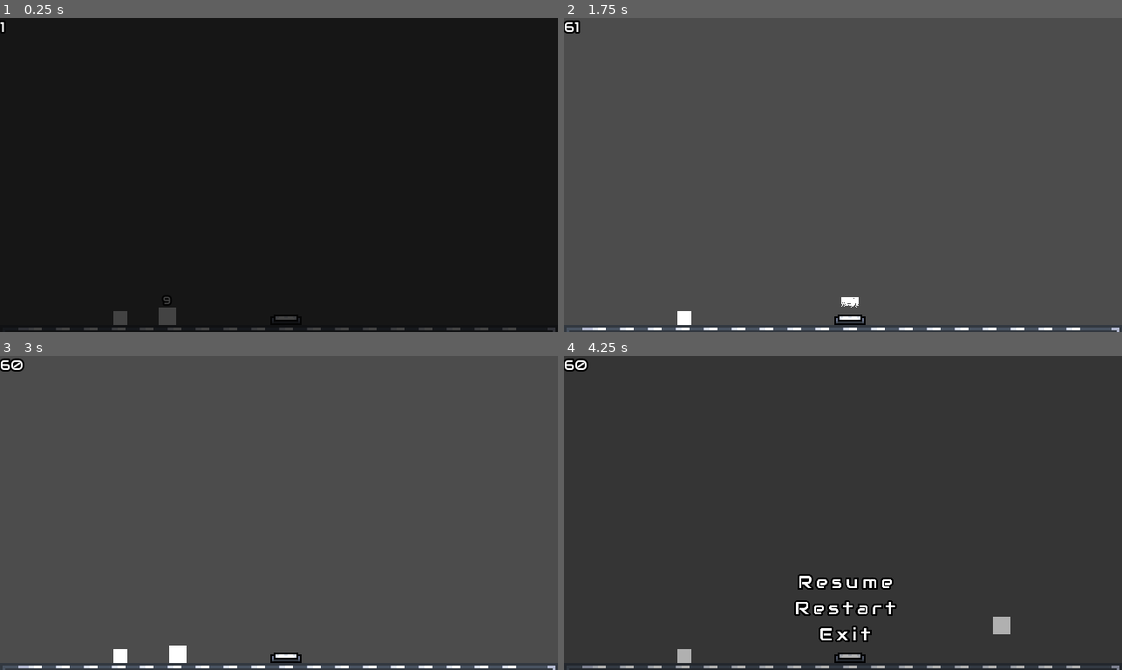
Above: before the commit, frames 1-4 (two rows, left to right).
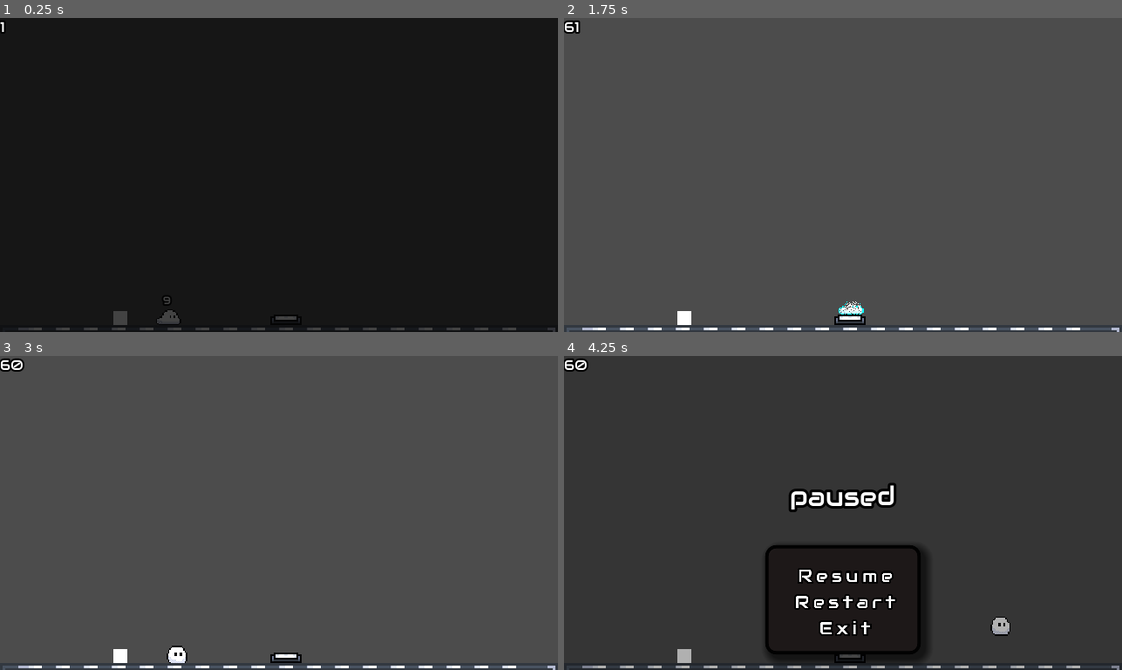
Above: after the commit, the same moments.

Repository: moha2008dev/slime-shift
Game: Godot game, scene res://scenes/World.tscn
The game is run twice, just before and just after one commit, with the same random seed, the same clock (stepped at 60 frames per second) and the same inputs. This scene is started directly instead of the project's main scene.
Inputs:
- Up to frame 1 (0.25 s): no input
- Up to frame 2 (1.75 s): hold D (right) from 0.53 s (still down); tap W (up) at 0.77, 1.52 s
- Up to frame 3 (3 s): release D (right) at 2.03 s; hold A (left) 2.03-2.78 s; hold D (right) from 2.78 s (still down)
- Up to frame 4 (4.25 s): keep holding D (right); tap W (up) at 3.02, 3.77 s; tap Escape (ui_cancel) at 4.15 s

The runs differ from the first frame. In frame 1, less than 0.1% of the frame differs, in the area x 28-33%, y 92-98%; in frame 2, 0.2%; in frame 3, less than 0.1%; in frame 4, 11%, in the area x 36-80%, y 40-98%.

Commit message:
some eddits

Diff:
--- a/scenes/PauseMenu.tscn
+++ b/scenes/PauseMenu.tscn
@@ -1,7 +1,21 @@
-[gd_scene load_steps=8 format=2]
+[gd_scene load_steps=10 format=2]
 
 [ext_resource path="res://scripts/PauseMenu.gd" type="Script" id=1]
 [ext_resource path="res://fonts/Audiowide-Regular.ttf" type="DynamicFontData" id=2]
+
+[sub_resource type="StyleBoxFlat" id=6]
+bg_color = Color( 0.129412, 0.101961, 0.101961, 0.662745 )
+border_width_left = 4
+border_width_top = 4
+border_width_right = 4
+border_width_bottom = 4
+border_color = Color( 0.0117647, 0.0117647, 0.0117647, 1 )
+corner_radius_top_left = 12
+corner_radius_top_right = 12
+corner_radius_bottom_right = 12
+corner_radius_bottom_left = 12
+shadow_size = 10
+shadow_offset = Vector2( 5, 5 )
 
 [sub_resource type="DynamicFont" id=1]
 size = 40
@@ -18,6 +32,12 @@
 
 [sub_resource type="StyleBoxEmpty" id=5]
 
+[sub_resource type="DynamicFont" id=7]
+size = 30
+outline_size = 3
+outline_color = Color( 0, 0, 0, 1 )
+font_data = ExtResource( 2 )
+
 [node name="PauseMenu" type="CanvasLayer"]
 pause_mode = 2
 script = ExtResource( 1 )
@@ -27,15 +47,26 @@
 anchor_bottom = 1.0
 color = Color( 0, 0, 0, 0.305882 )
 
+[node name="ColorRect" type="Panel" parent="ColorRect"]
+anchor_left = 0.5
+anchor_top = 0.5
+anchor_right = 0.5
+anchor_bottom = 0.5
+margin_left = -89.0
+margin_top = 37.0
+margin_right = 89.0
+margin_bottom = 162.0
+custom_styles/panel = SubResource( 6 )
+
 [node name="VBoxContainer" type="VBoxContainer" parent="ColorRect"]
 anchor_left = 0.5
 anchor_top = 1.0
 anchor_right = 0.5
 anchor_bottom = 1.0
 margin_left = -55.0
-margin_top = -114.0
+margin_top = -121.0
 margin_right = 176.0
-margin_bottom = 58.0
+margin_bottom = 51.0
 rect_scale = Vector2( 0.5, 0.5 )
 custom_constants/separation = 8
 
@@ -83,6 +114,22 @@
 text = "Exit"
 flat = true
 
+[node name="option" type="RichTextLabel" parent="."]
+anchor_left = 0.5
+anchor_top = 0.5
+anchor_right = 0.5
+anchor_bottom = 0.5
+margin_left = -69.0
+margin_top = -80.0
+margin_right = 69.0
+margin_bottom = 13.0
+custom_fonts/normal_font = SubResource( 7 )
+bbcode_enabled = true
+bbcode_text = "
+[center][wave]paused[/wave][/center]"
+text = "
+paused"
+
 [connection signal="pressed" from="ColorRect/VBoxContainer/resume" to="." method="_on_resume_pressed"]
 [connection signal="pressed" from="ColorRect/VBoxContainer/restart" to="." method="_on_restart_pressed"]
 [connection signal="pressed" from="ColorRect/VBoxContainer/exit" to="." method="_on_exit_pressed"]
--- a/scenes/Player.tscn
+++ b/scenes/Player.tscn
@@ -1,7 +1,10 @@
-[gd_scene load_steps=10 format=2]
+[gd_scene load_steps=13 format=2]
 
 [ext_resource path="res://scripts/Player.gd" type="Script" id=1]
 [ext_resource path="res://fonts/Audiowide-Regular.ttf" type="DynamicFontData" id=2]
+[ext_resource path="res://2d arts/playerL.png" type="Texture" id=3]
+[ext_resource path="res://2d arts/playerN.png" type="Texture" id=4]
+[ext_resource path="res://2d arts/playerC.png" type="Texture" id=5]
 
 [sub_resource type="Shader" id=7]
 code = "
@@ -54,8 +57,23 @@
 shader_param/beam_size = 0.15
 shader_param/color = Color( 0, 1.02, 1.2, 1 )
 
-[sub_resource type="QuadMesh" id=1]
-size = Vector2( 20, 20 )
+[sub_resource type="SpriteFrames" id=11]
+animations = [ {
+"frames": [ ExtResource( 5 ) ],
+"loop": true,
+"name": "Iced",
+"speed": 5.0
+}, {
+"frames": [ ExtResource( 3 ) ],
+"loop": true,
+"name": "Liquid",
+"speed": 5.0
+}, {
+"frames": [ ExtResource( 4 ) ],
+"loop": true,
+"name": "Normal",
+"speed": 5.0
+} ]
 
 [sub_resource type="Animation" id=9]
 length = 0.001
@@ -99,9 +117,12 @@
 [node name="Player" type="KinematicBody2D" groups=["Player"]]
 script = ExtResource( 1 )
 
-[node name="MeshInstance2D" type="MeshInstance2D" parent="."]
+[node name="MeshInstance2D" type="AnimatedSprite" parent="."]
 material = SubResource( 8 )
-mesh = SubResource( 1 )
+position = Vector2( 0, -1 )
+scale = Vector2( 0.09, 0.09 )
+frames = SubResource( 11 )
+animation = "Normal"
 
 [node name="AnimationPlayer" type="AnimationPlayer" parent="MeshInstance2D"]
 anims/RESET = SubResource( 9 )
--- a/scripts/Player.gd
+++ b/scripts/Player.gd
@@ -9,8 +9,11 @@
 var jump : int = -320
 var gravity :int = 1200
 var height : float = 0
+func _ready():
+	$MeshInstance2D.play(state)
 
 func _physics_process(_delta) -> void:
+	$MeshInstance2D.play(state)
 	$Label.text = str(int($LiquidTimer.time_left)) if state == "Liquid" && !$MeshInstance2D/AnimationPlayer.is_playing() else ""
 #	$Label.text = state
 	if !$MeshInstance2D/AnimationPlayer.is_playing():_move()
Binary file added: 2d arts/playerC.png
Not shown, added: 2d arts/playerC.png.import
Binary file added: 2d arts/playerL.png
Not shown, added: 2d arts/playerL.png.import
Binary file added: 2d arts/playerN.png
Not shown, added: 2d arts/playerN.png.import
